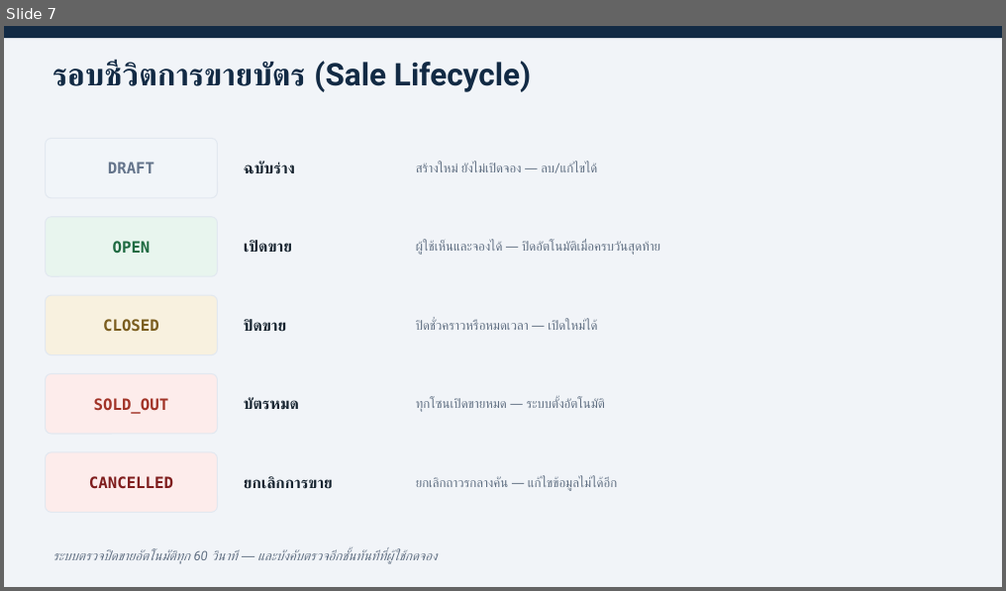
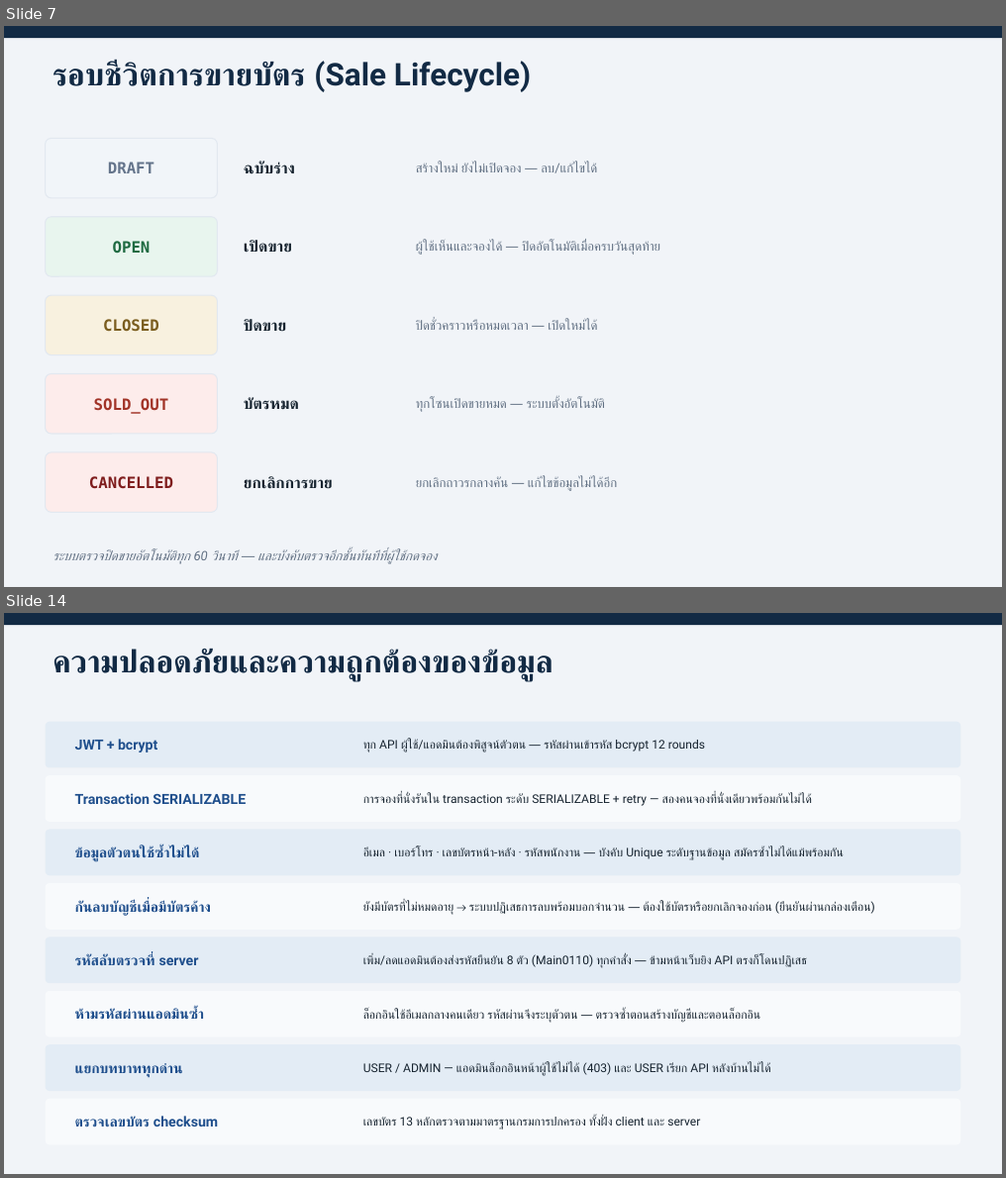
Before and after one commit to yadaint/CE385, a slide deck: Project Concert Booking/BOOKING-TICKET-CONCERT-presentation.pptx. Shown one above the other, each under a label of ours: slide 7 before the commit, slides 7 and 14 after it; the slides between them are not shown. The pictures are 1006x591 and 1006x1178 pixels, drawn with LibreOffice and Linux fonts; fonts in the diff are those of the drawing. Boxes give left, top, right and bottom in pixels: in the first picture for what was removed or moved away, otherwise in the second. Text is boxed around its words. In the diff, an @@ line names an element or a change of style, - is before the commit and + after.

```diff
--- a/Project Concert Booking/BOOKING-TICKET-CONCERT-presentation.pptx
+++ b/Project Concert Booking/BOOKING-TICKET-CONCERT-presentation.pptx
@@ slide 14 added at (4, 613, 1002, 1174), background #F1F4F8 @@
@@ rectangle added at (4, 613, 1002, 625), fill #122A44 @@
@@ text added at (53, 649, 553, 681), 30 pt, text #122A44, bold @@
+ความปลอดภัยและความถูกต้องของข้อมูล
@@ rounded rectangle added at (46, 722, 960, 768), fill #E3ECF5 @@
@@ text added at (75, 739, 157, 753), 13.5 pt, text #1E4E8C, bold @@
+JWT + bcrypt
@@ text added at (363, 740, 705, 753), 11.5 pt, text #16232F @@
+ทุก API ผู้ใช้/แอดมินต้องพิสูจน์ตัวตน — รหัสผ่านเข้ารหัส bcrypt 12 rounds
@@ rounded rectangle added at (46, 775, 960, 822), fill #F8FAFC @@
@@ text added at (75, 793, 246, 804), 13.5 pt, text #1E4E8C, bold @@
+Transaction SERIALIZABLE
@@ text added at (363, 793, 812, 806), 11.5 pt, text #16232F @@
+การจองที่นั่งรันใน transaction ระดับ SERIALIZABLE + retry — สองคนจองที่นั่งเดียวพร้อมกันไม่ได้
@@ rounded rectangle added at (46, 830, 960, 875), fill #E3ECF5 @@
@@ text added at (75, 847, 199, 861), 13.5 pt, text #1E4E8C, bold @@
+ข้อมูลตัวตนใช้ซ้ำไม่ได้
@@ text added at (363, 848, 844, 861), 11.5 pt, text #16232F @@
+อีเมล · เบอร์โทร · เลขบัตรหน้า-หลัง · รหัสพนักงาน — บังคับ Unique ระดับฐานข้อมูล สมัครซ้ำไม่ได้แม้พร้อมกัน
@@ rounded rectangle added at (46, 883, 960, 930), fill #F8FAFC @@
@@ text added at (75, 900, 211, 916), 13.5 pt, text #1E4E8C, bold @@
+กันลบบัญชีเมื่อมีบัตรค้าง
@@ text added at (363, 901, 875, 915), 11.5 pt, text #16232F @@
+ยังมีบัตรที่ไม่หมดอายุ → ระบบปฏิเสธการลบพร้อมบอกจำนวน — ต้องใช้บัตรหรือยกเลิกจองก่อน (ยืนยันผ่านกล่องเตือน)
@@ rounded rectangle added at (46, 937, 960, 983), fill #E3ECF5 @@
@@ text added at (75, 955, 199, 965), 13.5 pt, text #1E4E8C, bold @@
+รหัสลับตรวจที่ server
@@ text added at (363, 955, 806, 968), 11.5 pt, text #16232F @@
+เพิ่ม/ลดแอดมินต้องส่งรหัสยืนยัน 8 ตัว (Main0110) ทุกคำสั่ง — ข้ามหน้าเว็บยิง API ตรงก็โดนปฏิเสธ
@@ rounded rectangle added at (46, 991, 960, 1038), fill #F8FAFC @@
@@ text added at (75, 1008, 205, 1020), 13.5 pt, text #1E4E8C, bold @@
+ห้ามรหัสผ่านแอดมินซ้ำ
@@ text added at (363, 1009, 760, 1023), 11.5 pt, text #16232F @@
+ล็อกอินใช้อีเมลกลางคนเดียว รหัสผ่านจึงระบุตัวตน — ตรวจซ้ำตอนสร้างบัญชีและตอนล็อกอิน
@@ rounded rectangle added at (46, 1045, 960, 1091), fill #E3ECF5 @@
@@ text added at (75, 1063, 183, 1078), 13.5 pt, text #1E4E8C, bold @@
+แยกบทบาททุกด่าน
@@ text added at (363, 1062, 771, 1076), 11.5 pt, text #16232F @@
+USER / ADMIN — แอดมินล็อกอินหน้าผู้ใช้ไม่ได้ (403) และ USER เรียก API หลังบ้านไม่ได้
@@ rounded rectangle added at (46, 1099, 960, 1146), fill #F8FAFC @@
@@ text added at (75, 1116, 218, 1128), 13.5 pt, text #1E4E8C, bold @@
+ตรวจเลขบัตร checksum
@@ text added at (363, 1117, 700, 1130), 11.5 pt, text #16232F @@
+เลขบัตร 13 หลักตรวจตามมาตรฐานกรมการปกครอง ทั้งฝั่ง client และ server
```
Also in this commit, not shown: 5 slides changed, 4 other slides added, 1 slide removed, 55 other files.
